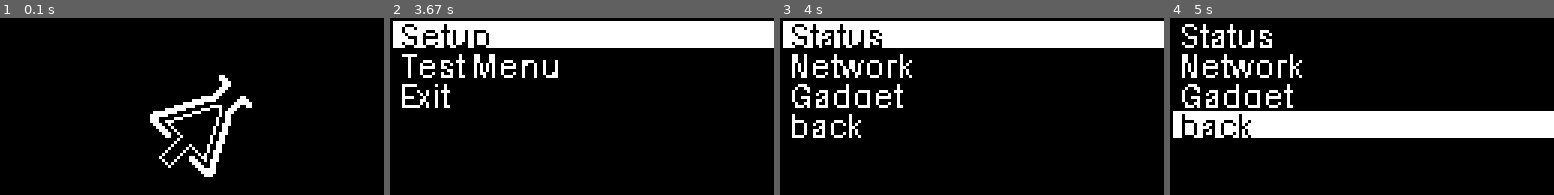
Above: before the commit, frames 1-4 (left to right).
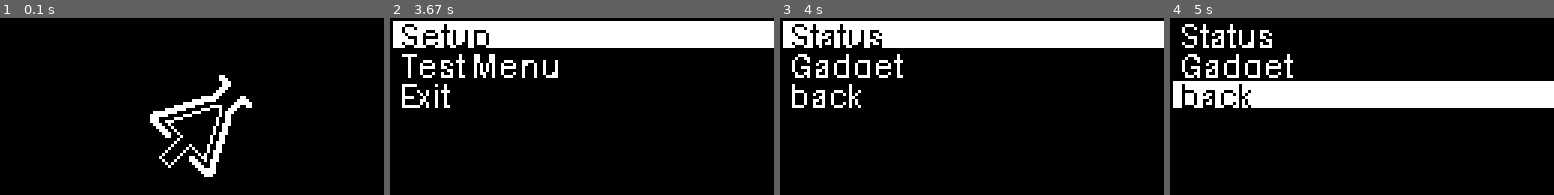
Above: after the commit, the same moments.

Repository: ProjectMakeIt/provkey-software
Game: pygame game, started from desktop.py
Same seed, same stepped clock (60 frames per second), same inputs: the game is played once before the commit and once after it. The source is Python 2; it was converted automatically to run under Python 3.
Inputs:
- Up to frame 1 (0.1 s): no input
- Up to frame 2 (3.67 s): hold Down 0.33-0.8 s; hold Up 0.83-1.3 s; hold Up 2.83-3.3 s; hold Down from 3.33 s (still down)
- Up to frame 3 (4 s): release Down at 3.7 s; tap Enter at 3.73 s
- Up to frame 4 (5 s): hold Up 4.07-4.37 s; hold Down 4.4-4.7 s; hold Up from 4.73 s (still down)

Frames 1-2 are identical in both runs. In frame 3, 3.9% of the frame differs, in the area x 3-35%, y 20-68%; in frame 4, 30%, in the area x 0-100%, y 20-68%.

Commit message:
add initial config support and rest features

Diff:
--- /dev/null
+++ b/libs/config.py
@@ -0,0 +1,53 @@
+import os,json
+from attrdict import AttrDict
+
+class Config:
+    def __init__(self):
+        self._config_object = {}
+        self._storage = None
+    def setStorage(self,storage):
+        self._storage = storage
+    def load(self):
+        for name,setup in self._storage.load().items():
+            self._config_object[name]=Setup(name,setup)
+    def save(self):
+        if not self._storage:
+            raise ConfigError("No Storage Module Loaded")
+        self._storage.save(self._config_object)
+    def get(self,name):
+        return self._config_object[name]
+    def store(self,name,setup):
+        self._config_object[name]=setup
+
+class ConfigStore:
+    def __init__(self):
+        pass
+    def save(self,config):
+        pass
+    def load(self):
+        return AttrDict()
+
+class ConfigJson(ConfigStore):
+    def __init__(self,filename):
+        self.filename = filename
+    def load(self):
+        with open(self.filename, 'r') as f:
+            content = json.load(f)
+        return AttrDict(content)
+    def save(self,content):
+        toSave = dict(content)
+        saveFinal = {}
+        print(toSave)
+        for name,setup in toSave.items():
+            saveFinal[name] = setup.__dict__
+        with open(self.filename, 'w') as f:
+            json.dump(saveFinal,f)
+
+class Setup:
+    def __init__(self,setup=None):
+        if setup:
+            self.image = setup['image']
+        else:
+            self.image = ""
+    def __repr__(self):
+        return repr(self.__dict__)
--- a/menus.py
+++ b/menus.py
@@ -30,22 +30,6 @@
     cmd = "df -h | awk '$NF==\"/\"{printf \"Disk: %d/%dGB %s\", $3,$2,$5}'"
     return subprocess.check_output(cmd, shell = True)
 
-def disable_usb_network():
-    cmd = "sudo ifconfig usb0 down"
-    os.system(cmd)
-
-def enable_usb_network():
-    cmd = "sudo ifconfig usb0 up"
-    os.system(cmd)
-
-def disable_wifi_network():
-    cmd = "sudo ifconfig wlan0 down"
-    os.system(cmd)
-
-def enable_wifi_network():
-    cmd = "sudo ifconfig wlan0 up"
-    os.system(cmd)
-
 def enable_gadget():
     gadget.enable()
 
@@ -56,7 +40,6 @@
     root = Menu()
     load = LoaderMenu('images/scale.bmp',50,root)
     setup = Menu()
-    network = Menu()
     usb = Menu()
     info = Menu(True,4)
     testMenu = Menu()
@@ -82,14 +65,8 @@
     testMenu.addLine('Test12')
     testMenu.addLine(MenuEntry('back',root))
     setup.addLine(MenuEntry('Status',info))
-    setup.addLine(MenuEntry('Network',network))
     setup.addLine(MenuEntry('Gadget',usb))
     setup.addLine(MenuEntry('back',root))
-    network.addLine(MenuLine('Wifi Off',disable_wifi_network))
-    network.addLine(MenuLine('Wifi On',enable_wifi_network))
-    network.addLine(MenuLine('Usb Off',disable_usb_network))
-    network.addLine(MenuLine('Usb On',enable_usb_network))
-    network.addLine(MenuEntry('back',setup))
     usb.addLine(MenuLine('Enable Gadget',enable_gadget))
     usb.addLine(MenuLine('Disable Gadget',disable_gadget))
     usb.addLine(MenuEntry('back',setup))
--- /dev/null
+++ b/rest.py
@@ -0,0 +1,23 @@
+import web
+import json
+import libs.config
+
+urls = (
+        '/config/(.*)', 'get_config',
+        '/config','list_config',
+        )
+
+app = web.application(urls, globals())
+
+class list_config:
+    def GET(self):
+        output = json.dumps(['config1','config2'])
+        return output
+
+class get_config:
+    def GET(self,config):
+        output = json.dumps({'test':config})
+        return output
+
+if __name__ == "__main__":
+    app.run()
